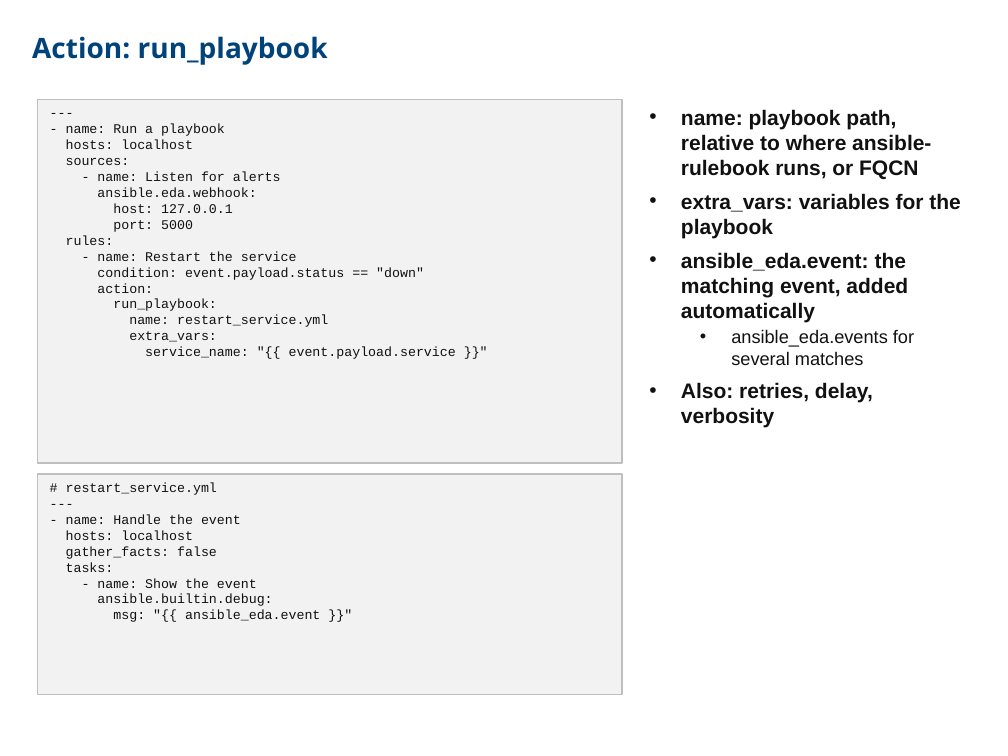
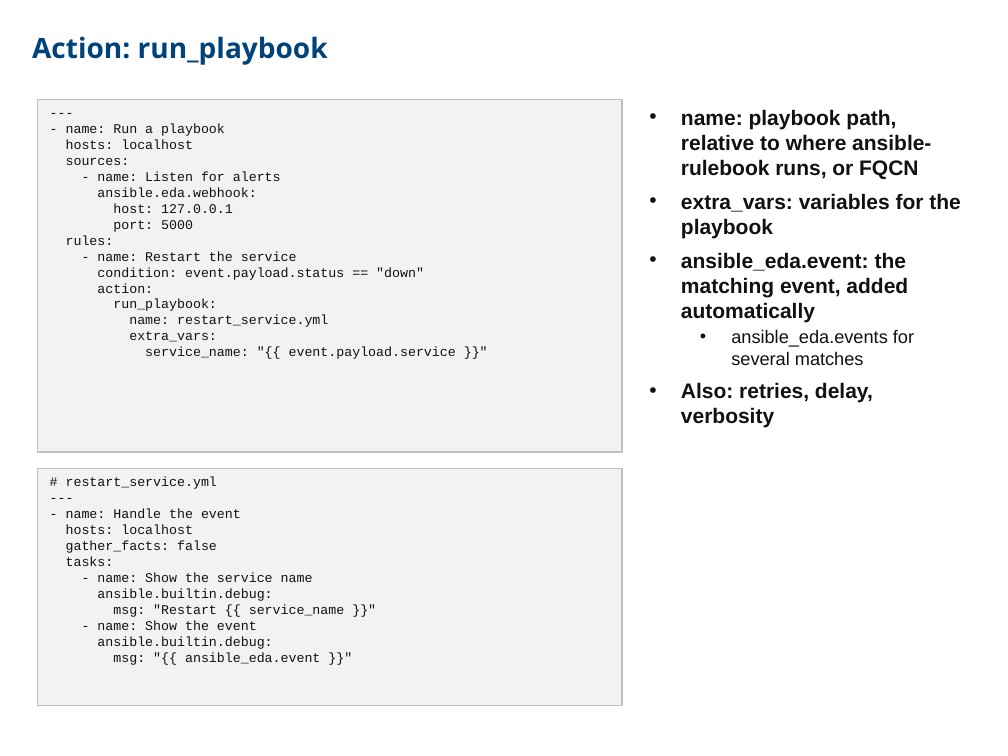
Before and after one commit to CCoupel/ansible-training, a slide deck: slide 211 of Ansible Training.pptx. Drawn at 1008x756 pixels with LibreOffice and Linux fonts; fonts in the diff are those of the drawing. Boxes give left, top, right and bottom in pixels: in the first picture for what was removed or moved away, otherwise in the second. Text is boxed around its words. In the diff, an @@ line names an element or a change of style, - is before the commit and + after.

```diff
--- a/Ansible Training.pptx
+++ b/Ansible Training.pptx
@@ rectangle "---": place and size @@
-rectangle "---" at <box>38,99,623,463</box>
+rectangle "---" at <box>38,99,623,452</box>
@@ rectangle "# restart_service.yml": place and size @@
-rectangle "# restart_service.yml" at <box>38,474,623,695</box>
+rectangle "# restart_service.yml" at <box>38,469,623,706</box>
@@ text in rectangle at <box>97,572,345,617</box>: paragraphs added @@
+- name: Show the service name
+ansible.builtin.debug:
+msg: "Restart {{ service_name }}"
```
Also in this commit, not shown: 2 other slides changed.
